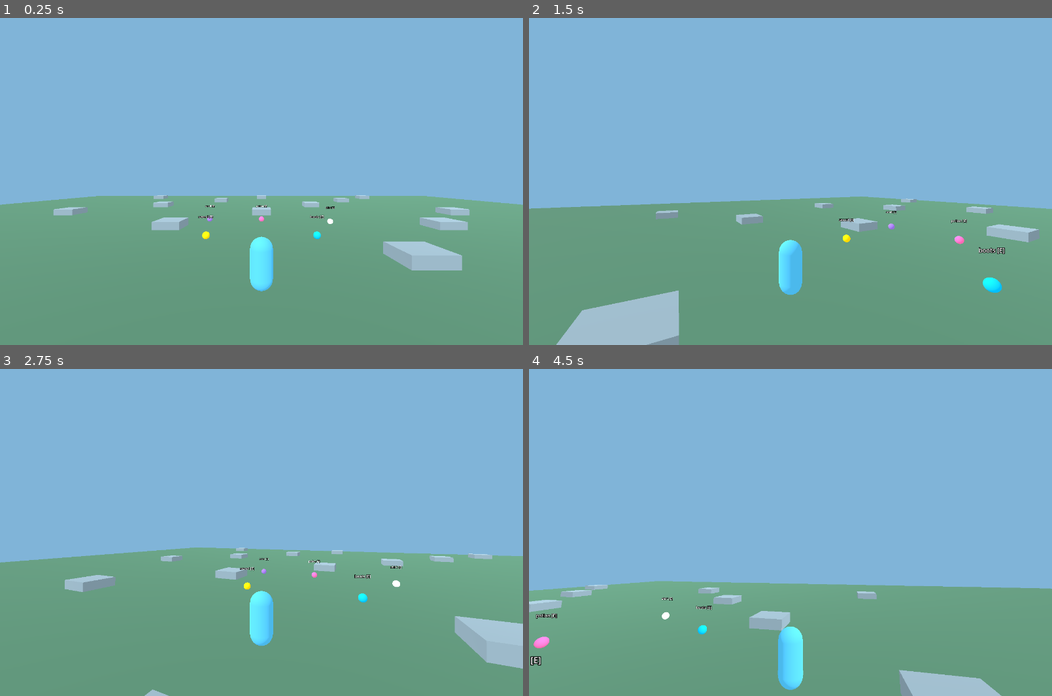
Above: before the commit, frames 1-4 (two rows, left to right).
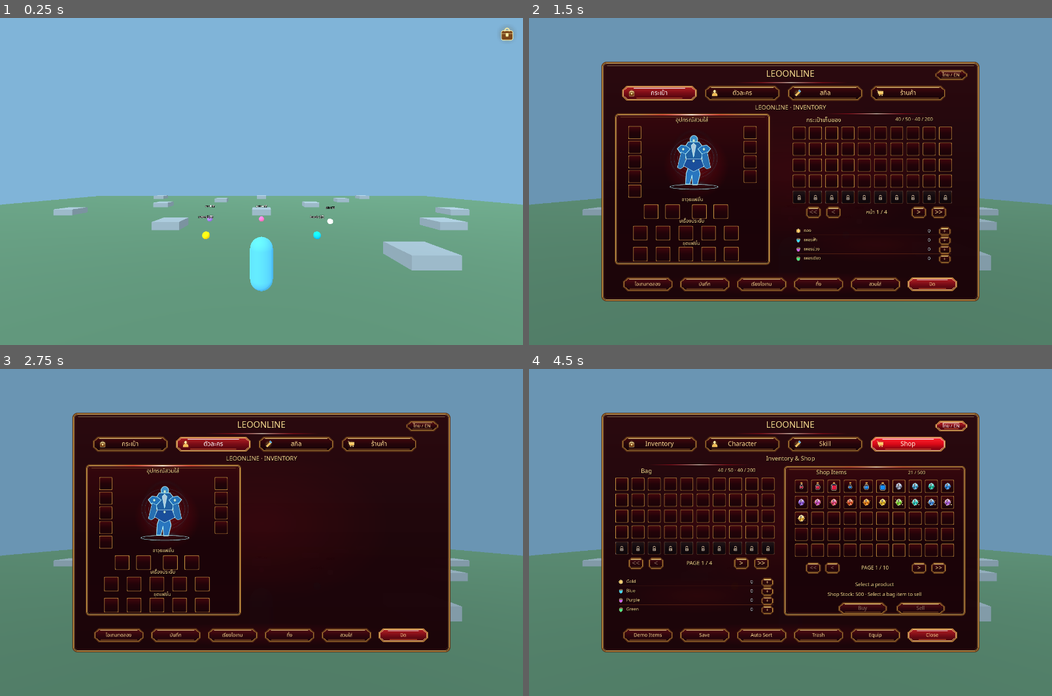
Above: after the commit, the same moments.

Repository: redfullmoon209-debug/Leoonline
Game: Godot game, scene res://scenes/main.tscn
Same seed, same stepped clock (60 frames per second), same inputs: the game is played once before the commit and once after it.
Inputs (mouse positions are in pixels of both pictures, inside the frame that each line leads up to):
- Up to frame 1 (0.25 s): no input
- Up to frame 2 (1.5 s): click (1036, 34) at 0.52 s; click (659, 93) at 1.25 s, where only the run after the commit has a clickable "กระเป๋า"
- Up to frame 3 (2.75 s): click (214, 444) at 2 s, where only the run after the commit has a clickable "ตัวละคร"
- Up to frame 4 (4.5 s): click (827, 444) at 2.75 s, where only the run after the commit has a clickable "สกิล"; click (905, 444) at 3.5 s, where only the run after the commit has a clickable "ร้านค้า"; click (952, 424) at 4.25 s, where only the run after the commit has a clickable "ไทย / EN"

The runs differ from the first frame. In frame 1, 0.1% of the frame differs, in the area x 95-99%, y 2-7%; in frame 2, 97%; in frame 3, 99%; in frame 4, 100%, in the area x 0-100%, y 0-100%.
Error before the commit: Parse Error: Identifier "_on_shop_notice" not declared in the current scope. (res://scripts/inventory_ui.gd:204)

Commit message:
UI: implement clickable 10x5 shop product grid, 10-page catalog, buy/sell buttons and sale confirmation

Diff:
--- a/scripts/inventory_ui.gd
+++ b/scripts/inventory_ui.gd
@@ -544,6 +544,144 @@
  )
 
 
+func _make_shop_panel() -> void:
+ # The current 200-slot Player Inventory is reused at the left in Shop mode.
+ # The right side is an independent NPC stock grid with 500 reserved positions.
+ # No screenshot crop and no new player inventory implementation.
+ shop_panel = Control.new()
+ shop_panel.mouse_filter = Control.MOUSE_FILTER_IGNORE
+ stage.add_child(shop_panel)
+ _rect(shop_panel,0,0,W,H)
+ _red_panel(shop_panel,696,205,678,561,"inner_panel")
+ _white_red_glint(shop_panel,863,212,355,2)
+ _label("Shop Items",shop_panel,742,216,267,35,21)
+ shop_stock_label = _label("",shop_panel,1051,216,278,35,17)
+ shop_grid = GridContainer.new()
+ shop_grid.name = "ShopGoodsGrid"
+ shop_grid.mouse_filter = Control.MOUSE_FILTER_PASS
+ shop_grid.columns = 10
+ shop_grid.add_theme_constant_override("h_separation",6)
+ shop_grid.add_theme_constant_override("v_separation",5)
+ shop_panel.add_child(shop_grid)
+ _rect(shop_grid,737,257,600,296)
+ for i in range(4):
+  var x: float = [779.0,850.0,1170.0,1242.0][i]
+  var action: int = [0,1,3,4][i]
+  var b := _hitbox(shop_panel,x,564,57,43,_change_shop_page.bind(action))
+  b.text = ["<<","<",">",">>"][i]
+  _style_text_button(b,22)
+  _red_button(b,"pager_button",true)
+  shop_page_buttons.append(b)
+ shop_page_label = _label("",shop_panel,930,567,212,37,19)
+ shop_product_label = _label("Select a product",shop_panel,740,631,591,33,19,HORIZONTAL_ALIGNMENT_CENTER)
+ shop_price_label = _label("",shop_panel,743,668,584,31,18,HORIZONTAL_ALIGNMENT_CENTER)
+ shop_buy_button = _hitbox(shop_panel,900,711,181,47,_buy_shop_item)
+ shop_buy_button.text = _tr("Buy")
+ shop_buy_button.set_meta("l10n","Buy")
+ _style_text_button(shop_buy_button,19)
+ _red_button(shop_buy_button,"action_button")
+ shop_sell_button = _hitbox(shop_panel,1114,711,181,47,_request_shop_sell)
+ shop_sell_button.text = _tr("Sell")
+ shop_sell_button.set_meta("l10n","Sell")
+ _style_text_button(shop_sell_button,19)
+ _red_button(shop_sell_button,"action_button")
+ shop_status_label = _label("",shop_panel,751,762,564,26,14)
+
+func _on_shop_notice(message: String) -> void:
+ set_notice(message)
+ if is_instance_valid(shop_status_label):
+  shop_status_label.text = _tr(message)
+
+func _refresh_shop() -> void:
+ if not is_instance_valid(shop_grid): return
+ _clear_container(shop_grid)
+ var offers: Array = ShopCatalog.OFFERS
+ for i in range(ShopCatalog.PAGE_SIZE):
+  var index: int = shop_page*ShopCatalog.PAGE_SIZE+i
+  var entry: Dictionary = offers[index] if index<offers.size() else {}
+  var id: String = str(entry.get("id",""))
+  var state: String = "selected" if id!="" and id==shop_selected_id else "normal"
+  var slot := _image_button(shop_grid,0,0,54,id,state)
+  slot.disabled = id==""
+  slot.set_meta("product_id",id)
+  if id!="":
+   slot.pressed.connect(_select_shop_item.bind(id))
+ shop_stock_label.text = str(offers.size())+" / "+str(ShopCatalog.MAX_ITEMS)
+ shop_page_label.text = ("หน้า " if locale=="th" else "PAGE ")+str(shop_page+1)+" / "+str(ShopCatalog.PAGE_COUNT)
+ for i in range(shop_page_buttons.size()):
+  shop_page_buttons[i].disabled = shop_page==0 if i<2 else shop_page==ShopCatalog.PAGE_COUNT-1
+ _refresh_shop_selection()
+
+func _refresh_shop_selection() -> void:
+ if not is_instance_valid(shop_grid): return
+ var offer: Dictionary = ShopCatalog.get_offer(shop_selected_id)
+ if offer.is_empty():
+  shop_product_label.text = _tr("Select a product")
+  shop_price_label.text = _tr("Shop Stock")+": "+str(ShopCatalog.MAX_ITEMS)+" · "+_tr("Select a bag item to sell")
+ else:
+  var name: String = str(StoreScript.DATA.get(shop_selected_id,{}).get("name",shop_selected_id))
+  shop_product_label.text = _tr(name)
+  shop_price_label.text = _tr("Price")+": "+str(game_store.call("pretty",str(offer.get("price","0"))))+" "+_tr(str(offer.get("currency","gold")).capitalize())
+ shop_buy_button.disabled = offer.is_empty()
+ var selected: int = int(game_store.get("selected"))
+ var items: Array = game_store.get("slots")
+ var sellable: bool = selected>=0 and selected<int(game_store.get("unlocked")) and selected<items.size() and str(items[selected])!="" and ShopCatalog.get_sell_price(str(items[selected]))!="0"
+ shop_sell_button.disabled = not sellable
+
+func _select_shop_item(item_id: String) -> void:
+ shop_selected_id = item_id
+ _hide_details()
+ _refresh_shop()
+
+func _change_shop_page(index: int) -> void:
+ match index:
+  0: shop_page=0
+  1: shop_page=maxi(0,shop_page-1)
+  3: shop_page=mini(ShopCatalog.PAGE_COUNT-1,shop_page+1)
+  4: shop_page=ShopCatalog.PAGE_COUNT-1
+ _refresh_shop()
+
+func _buy_shop_item() -> void:
+ if shop_selected_id=="":
+  _on_shop_notice("Select a product")
+  return
+ _hide_details()
+ shop_service.buy(shop_selected_id)
+ _refresh_shop_selection()
+
+func _request_shop_sell() -> void:
+ var selected: int = int(game_store.get("selected"))
+ var items: Array = game_store.get("slots")
+ if selected<0 or selected>=int(game_store.get("unlocked")) or selected>=items.size():
+  _on_shop_notice("Select a bag item to sell")
+  return
+ var item_id: String = str(items[selected])
+ var price: String = ShopCatalog.get_sell_price(item_id)
+ if item_id=="" or price=="0":
+  _on_shop_notice("This item cannot be sold")
+  return
+ pending_shop_sell_index=selected
+ pending_shop_sell_id=item_id
+ shop_sell_dialog.title=_tr("Sell item?")
+ shop_sell_dialog.dialog_text=_tr(str(StoreScript.DATA.get(item_id,{}).get("name",item_id)))+" · "+_tr("Sell price")+": "+str(game_store.call("pretty",price))+" "+_tr("Gold")+"?"
+ shop_sell_dialog.get_ok_button().text = _tr("Sell")
+ shop_sell_dialog.get_cancel_button().text = _tr("Cancel")
+ _hide_details()
+ shop_sell_dialog.popup_centered(Vector2i(445,185))
+
+func _confirm_shop_sell() -> void:
+ var index: int = pending_shop_sell_index
+ var item_id: String = pending_shop_sell_id
+ pending_shop_sell_index=-1
+ pending_shop_sell_id=""
+ if index<0 or index>=int(game_store.get("unlocked")):
+  return
+ if str(game_store.slots[index])!=item_id:
+  _on_shop_notice("Select a bag item to sell")
+  return
+ shop_service.sell_slot(index)
+ _refresh_shop_selection()
+
 func _style_text_button(button: Button, font_size: int) -> void:
  if ui_font != null: button.add_theme_font_override("font",ui_font)
  button.add_theme_font_size_override("font_size",font_size)
